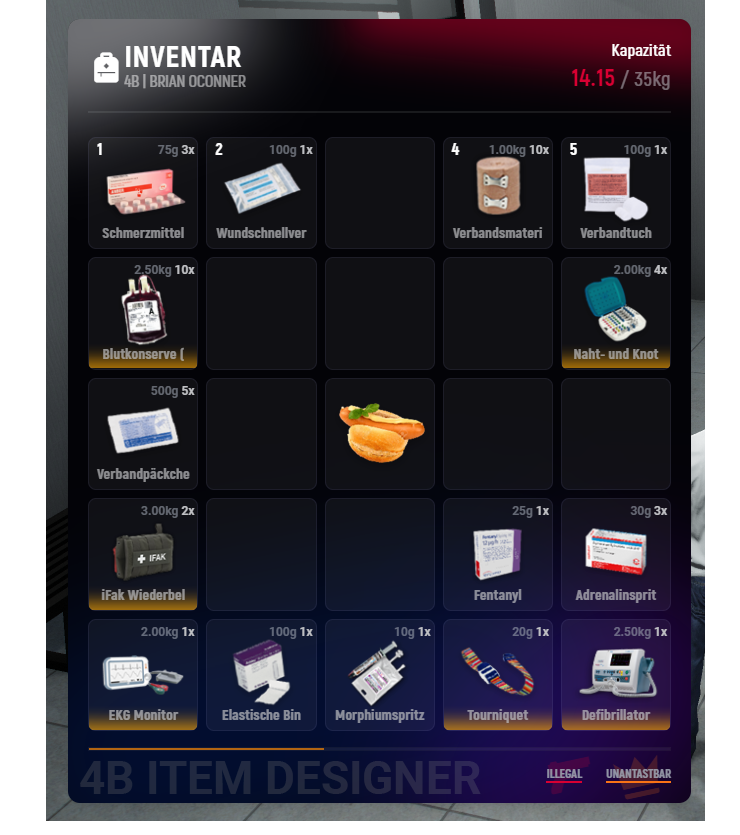
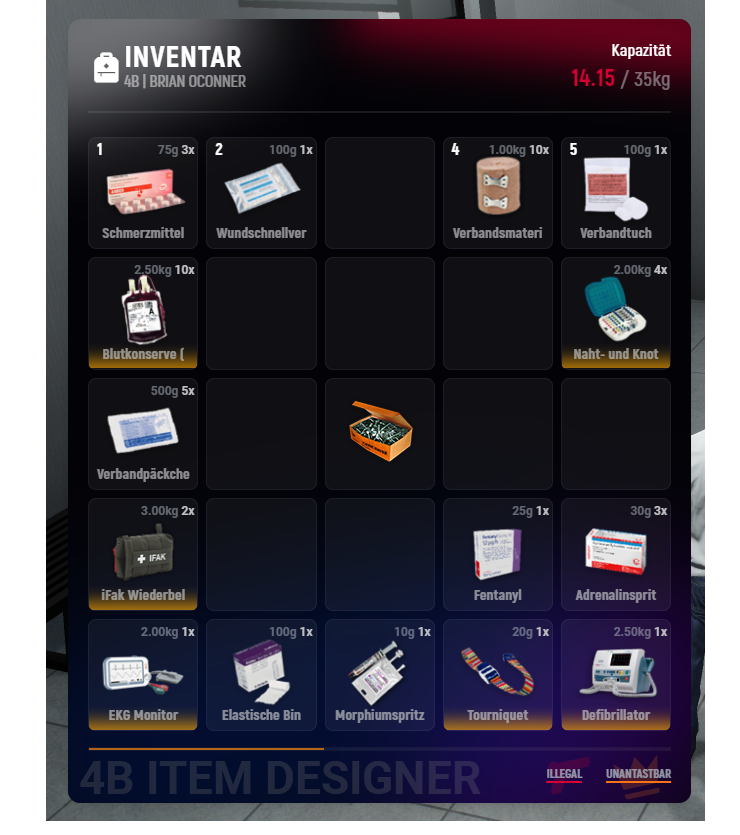
Layers edited between the first and the second 740x835 image:
painted on "DOUBLE CLICK HERE" over <box>339,400,425,467</box>
